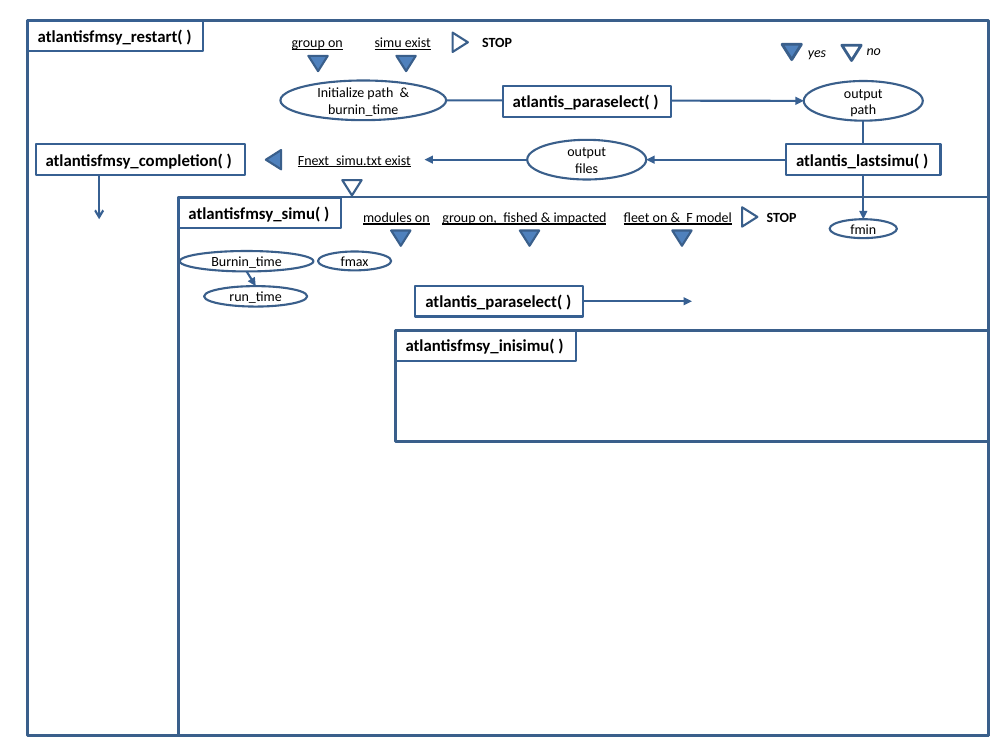
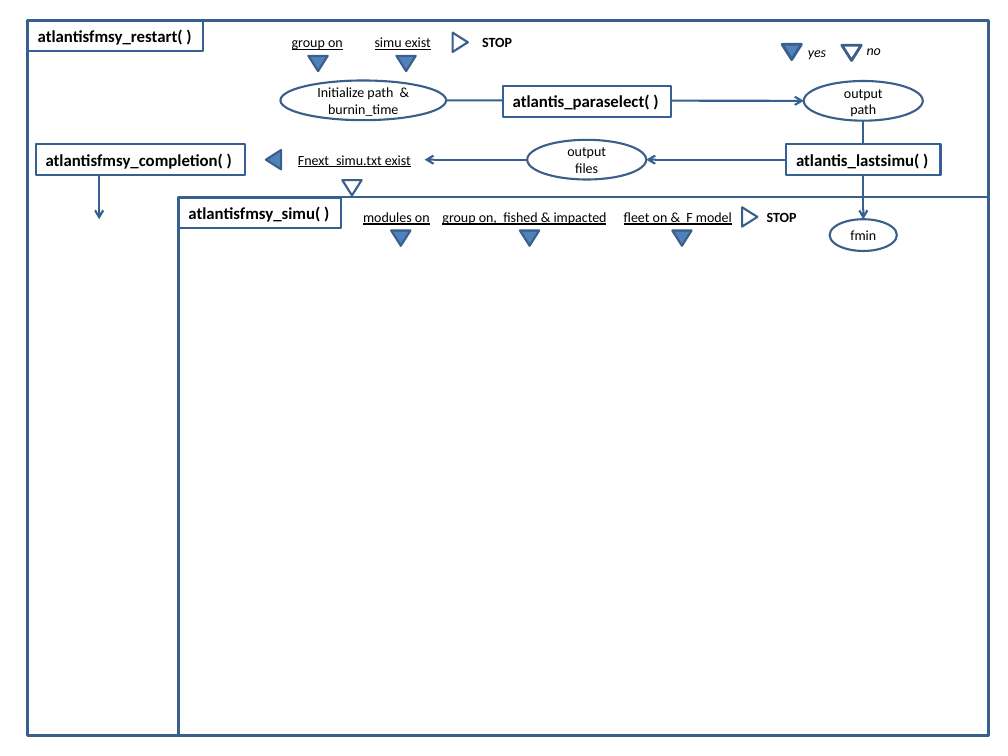
Before and after one commit to rgirardi/atlantisfmsy, a slide deck: slide 1 of vignettes/package_scheme.pptx. Drawn at 1008x756 pixels with LibreOffice and Linux fonts; fonts in the diff are those of the drawing. Boxes give left, top, right and bottom in pixels: in the first picture for what was removed or moved away, otherwise in the second. Text is boxed around its words. In the diff, an @@ line names an element or a change of style, - is before the commit and + after.

```diff
--- a/vignettes/package_scheme.pptx
+++ b/vignettes/package_scheme.pptx
@@ arrow (786, 159) - (646, 159): arrowheads changed @@
@@ ellipse "fmin": place and size @@
-ellipse "fmin" at (830, 220, 897, 239)
+ellipse "fmin" at (830, 220, 897, 251)
@@ ellipse removed at (179, 251, 313, 271) @@
-Burnin_time
@@ ellipse removed at (318, 252, 391, 271) @@
-fmax
@@ ellipse removed at (204, 286, 306, 306) @@
-run_time
@@ arrow removed from (247, 271) to (256, 286) @@
@@ rectangle removed at (415, 286, 584, 317) @@
-atlantis_paraselect( )
@@ arrow removed from (415, 301) to (691, 301) @@
@@ rectangle removed at (395, 331, 576, 361) @@
-atlantisfmsy_inisimu( )
@@ rectangle removed at (395, 331, 988, 442) @@
```
Also in this commit, not shown: 1 other file.
